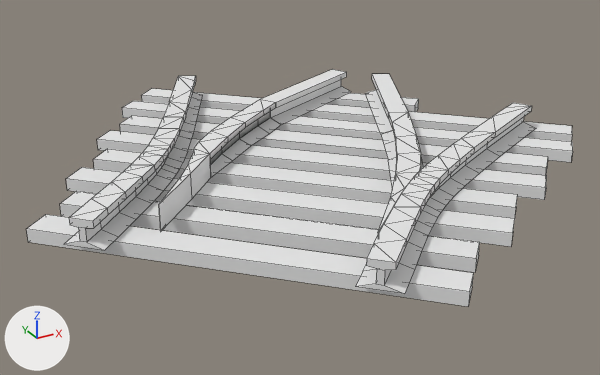
The OBJ model models/advtrains_dtrack_sy_tieless_l_45.obj: old version first, new version second.
Both versions are drawn from a 50 mm camera at (-1.38, -2.59, 0.8) aimed at (0.14, 0.18, -0.59). Lighting does not change. The marker at lower left points along +X, +Y and +Z. Mesh edges are drawn as thin lines. Where no turn or scale is listed for an object, it has been applied to the vertices.

In view in the first picture: 'MeshBlade_45_l_BezierCurve.001', 'MeshStockRails_45_NurbsCurve.016', 'dtrack_sy_45.frog.001_Cube.007', 'dtrack_sy_45.sleepers.001_Cube.006'.
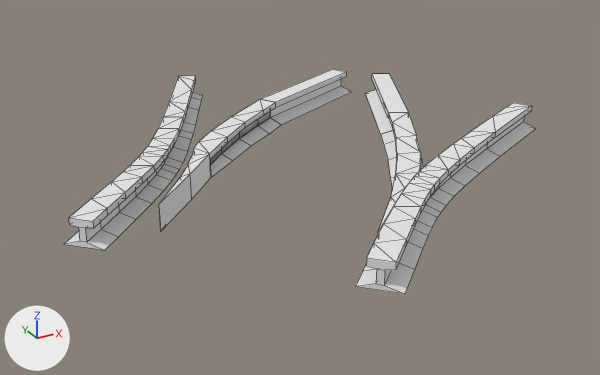
What the commit changed:
Object 'dtrack_sy_45.sleepers.001_Cube.006' (ob_dtrack_sy_45_sleepers_001_cube_006) is deleted.

Where the change shows, as pixel boxes [x1, y1, x2, y2] in the pictures (600 x 375 px):
'dtrack_sy_45.sleepers.001_Cube.006', deleted: before [26, 89, 573, 306]
